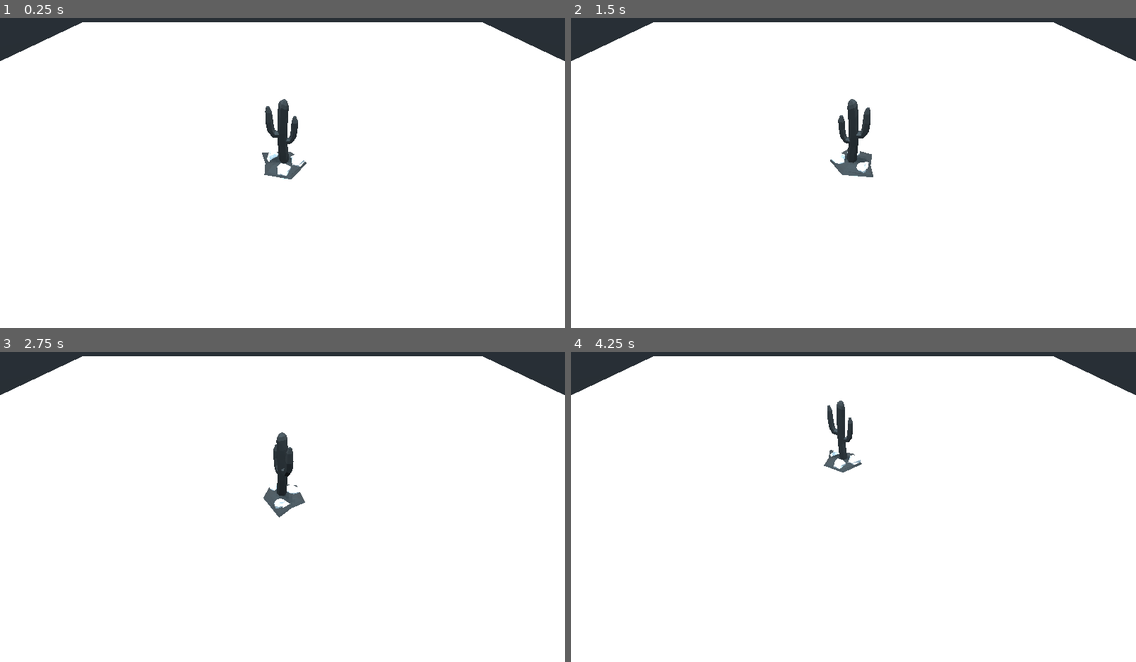
Above: before the commit, frames 1-4 (two rows, left to right).
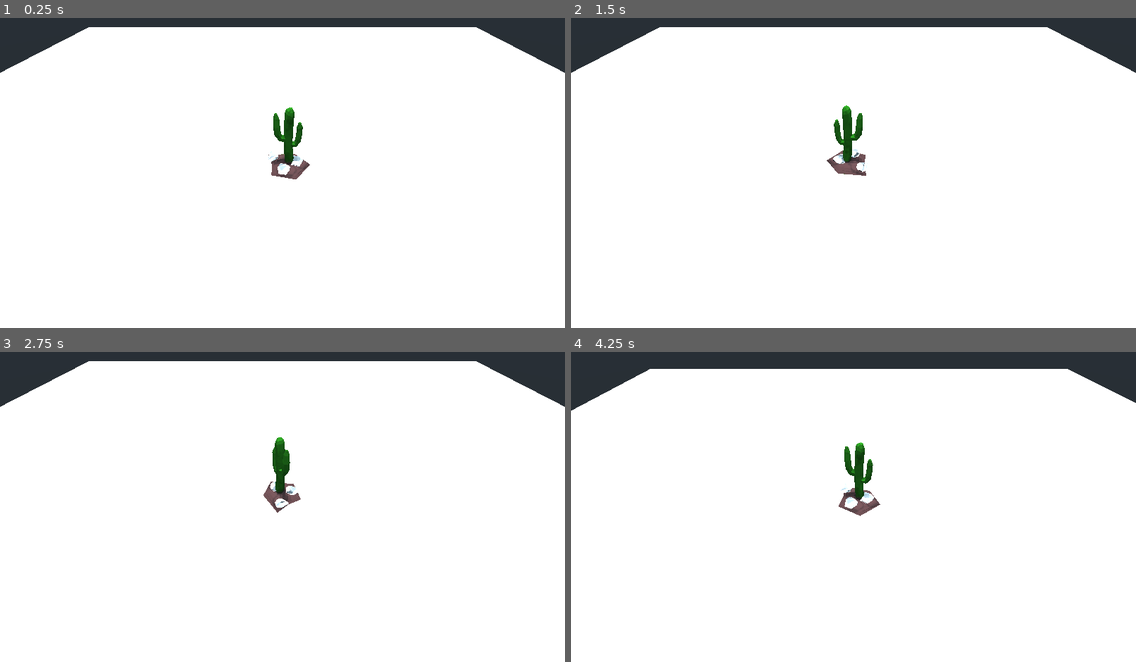
Above: after the commit, the same moments.

Repository: tophattom/fgj22-nomad
Game: Godot game, scene res://Main.tscn
Same seed, same stepped clock (60 frames per second), same inputs: the game is played once before the commit and once after it. Before the commit the project has no main scene; this scene is started directly in both runs.
Inputs:
- Up to frame 1 (0.25 s): no input
- Up to frame 2 (1.5 s): tap Enter at 0.5 s; hold D (turn_right) 0.53-1.28 s; hold A (turn_left) from 1.28 s (still down)
- Up to frame 3 (2.75 s): release A (turn_left) at 2.03 s; hold D (turn_right) from 2.03 s (still down)
- Up to frame 4 (4.25 s): release D (turn_right) at 2.78 s; hold Up (move_forward) 2.78-3.53 s; hold A (turn_left) from 3.53 s (still down)

The runs differ from the first frame. In frame 1, 3.2% of the frame differs, in the area x 0-100%, y 1-53%; in frame 2, 3.2%; in frame 3, 2.9%; in frame 4, 5.1%.

Commit message:
Attach camera to the player

Diff:
--- a/Main.tscn
+++ b/Main.tscn
@@ -25,9 +25,3 @@
 shadow_enabled = true
 
 [node name="Player" parent="." instance=ExtResource( 1 )]
-
-[node name="CameraPivot" type="Position3D" parent="."]
-transform = Transform( 1, 0, 0, 0, 0.707107, 0.707107, 0, -0.707107, 0.707107, 0, 0, 0 )
-
-[node name="Camera" type="Camera" parent="CameraPivot"]
-transform = Transform( 1, 0, 0, 0, 1, 0, 0, 0, 1, 0, 0, 14 )
--- a/Player.tscn
+++ b/Player.tscn
@@ -1,18 +1,24 @@
 [gd_scene load_steps=4 format=2]
 
-[ext_resource path="res://3d models/cactus.fbx" type="PackedScene" id=1]
+[ext_resource path="res://3d models/cactus.tscn" type="PackedScene" id=1]
 [ext_resource path="res://Player.gd" type="Script" id=2]
 
 [sub_resource type="BoxShape" id=1]
-extents = Vector3( 1, 2.06603, 1 )
+extents = Vector3( 1.07956, 2.06603, 1.11127 )
 
 [node name="Player" type="KinematicBody"]
 script = ExtResource( 2 )
 
 [node name="Pivot" type="Spatial" parent="."]
 
-[node name="cactus" parent="Pivot" instance=ExtResource( 1 )]
+[node name="cactus2" parent="Pivot" instance=ExtResource( 1 )]
 
 [node name="CollisionShape" type="CollisionShape" parent="."]
-transform = Transform( 1, 0, 0, 0, 1, 0, 0, 0, 1, 0, 2.03865, 0 )
+transform = Transform( 1, 0, 0, 0, 1, 0, 0, 0, 1, 0.116569, 2.03865, -0.360607 )
 shape = SubResource( 1 )
+
+[node name="CameraPivot" type="Spatial" parent="."]
+transform = Transform( 1, 0, 0, 0, 0.707107, 0.707107, 0, -0.707107, 0.707107, 0, 0, 0 )
+
+[node name="Camera" type="Camera" parent="CameraPivot"]
+transform = Transform( 1, 0, 0, 0, 1, 0, 0, 0, 1, 0, 0, 15.2259 )
--- a/project.godot
+++ b/project.godot
@@ -11,6 +11,7 @@
 [application]
 
 config/name="fgj22-nomad"
+run/main_scene="res://Main.tscn"
 config/icon="res://icon.png"
 
 [input]
